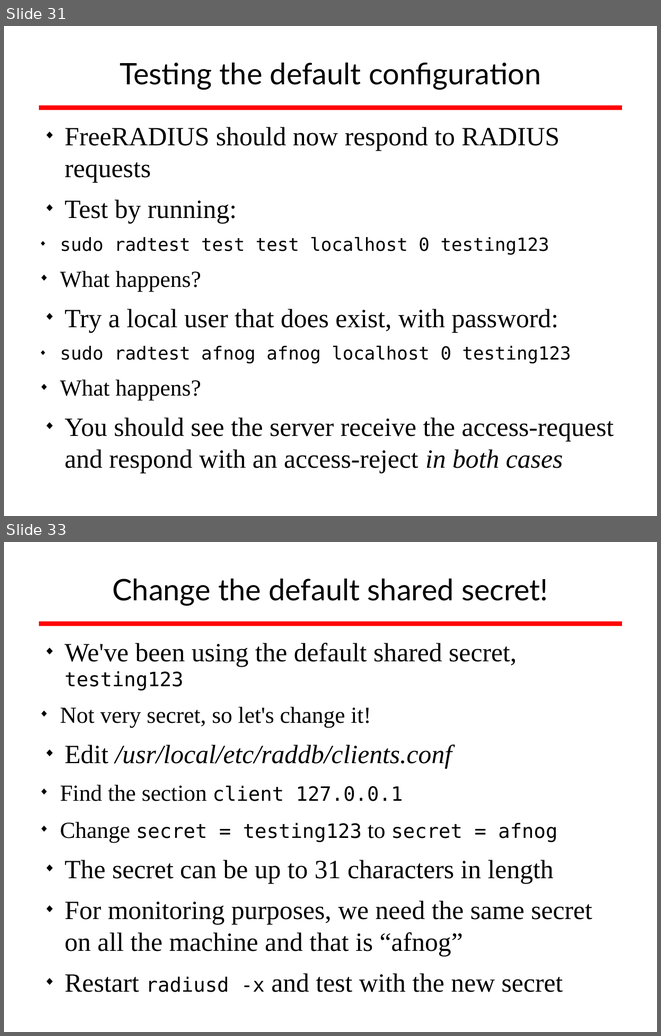
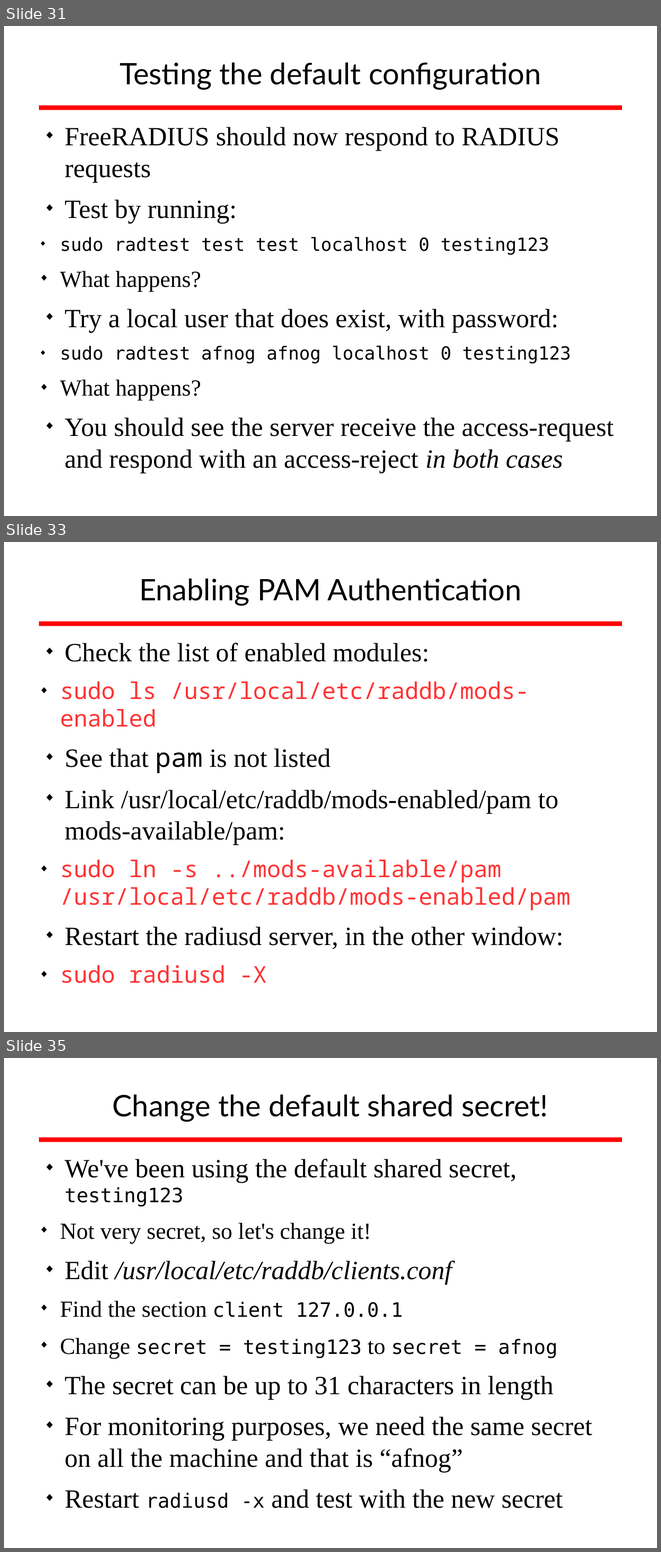
Before and after one commit to afnog/sse, a slide deck: radius/radius_presentation.odp. Shown one above the other, each under a label of ours: slides 31 and 33 before the commit, slides 31, 33 and 35 after it; the slides between them are not shown. The pictures are 661x1036 and 661x1552 pixels, drawn with LibreOffice and Linux fonts; fonts in the diff are those of the drawing; background and template pictures are left out. Boxes give left, top, right and bottom in pixels: in the first picture for what was removed or moved away, otherwise in the second. Text is boxed around its words. In the diff, an @@ line names an element or a change of style, - is before the commit and + after.

```diff
--- a/radius/radius_presentation.odp
+++ b/radius/radius_presentation.odp
@@ slide 33 added at (4,542,657,1032), background #FFFFFF; not listed: 1 template element that a slide beside it also shows @@
@@ title added at (139,579,521,606), 36 pt, text #000000 @@
+Enabling PAM Authentication
@@ text added at (60,643,571,983), 32 pt, text #000000 @@
+◆ Check the list of enabled modules:
+  ◆ sudo ls /usr/local/etc/raddb/mods-enabled
+◆ See that pam is not listed
+◆ Link /usr/local/etc/raddb/mods-enabled/pam to mods-available/pam:
+  ◆ sudo ln -s ../mods-available/pam /usr/local/etc/raddb/mods-enabled/pam
+◆ Restart the radiusd server, in the other window:
+  ◆ sudo radiusd -X
@@ what was slide 33 is now slide 35 @@
```
Also in this commit, not shown: 2 slides changed, 1 other slide added.
